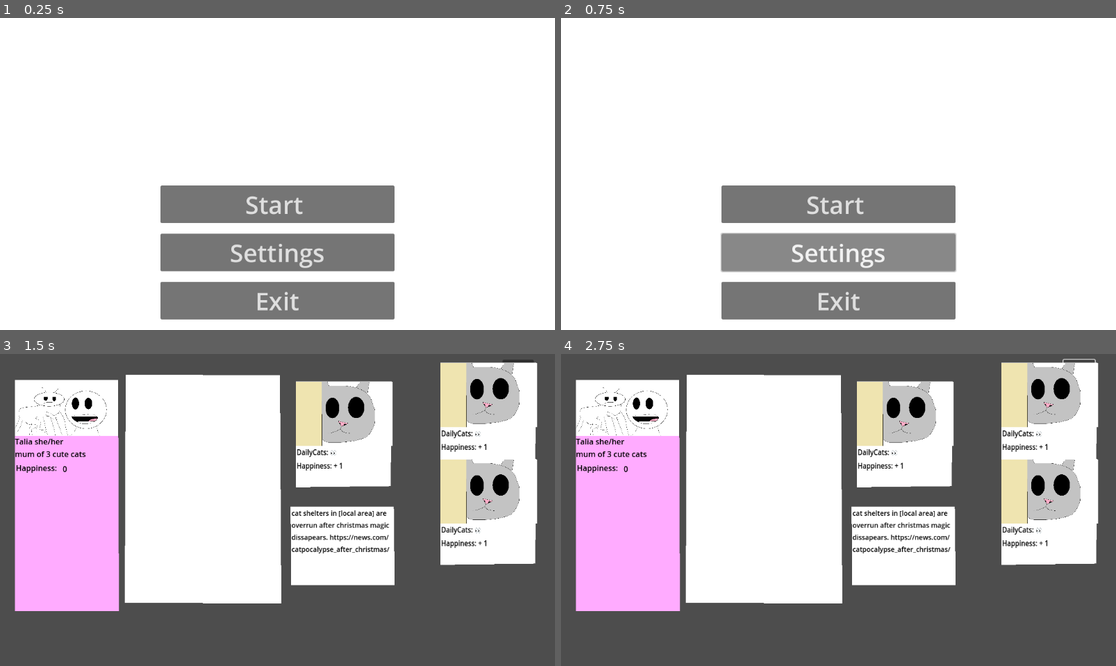
Above: before the commit, frames 1-4 (two rows, left to right).
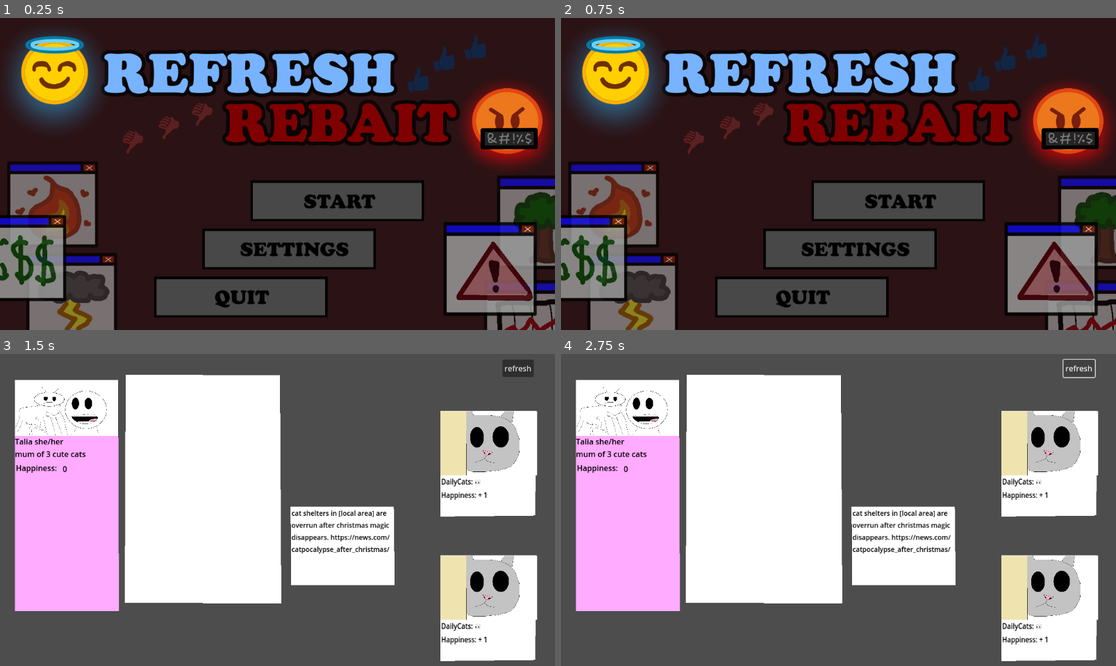
Above: after the commit, the same moments.

Repository: Wilvy10/Bonk
Game: Godot game, scene res://scenes/Menu.tscn
Same seed, same stepped clock (60 frames per second), same inputs: the game is played once before the commit and once after it.
Inputs (mouse positions are in pixels of both pictures, inside the frame that each line leads up to):
- Up to frame 1 (0.25 s): no input
- Up to frame 2 (0.75 s): click (838, 252) at 0.5 s, where only the run before the commit has a clickable "Settings"
- Up to frame 3 (1.5 s): click (277, 541) at 1.25 s, where only the run before the commit has a clickable "Start"
- Up to frame 4 (2.75 s): click "refresh" at 2 s

The runs differ from the first frame. In frame 1, 100% of the frame differs, in the area x 0-100%, y 0-100%; in frame 2, 100%; in frame 3, 20%; in frame 4, 20%.

Commit message:
added buttons to menu and refresh function
i should've broken this up

Diff:
--- a/sbgj-bonk(unnamed-project)/scenes/Menu.tscn
+++ b/sbgj-bonk(unnamed-project)/scenes/Menu.tscn
@@ -1,6 +1,10 @@
-[gd_scene load_steps=3 format=3 uid="uid://yq3amqpq6k4p"]
+[gd_scene load_steps=7 format=3 uid="uid://yq3amqpq6k4p"]
 
 [ext_resource type="Script" uid="uid://byiade1vg0pc3" path="res://scripts/menu.gd" id="1_xdvgc"]
+[ext_resource type="Texture2D" uid="uid://c8h2r8wf4xqw2" path="res://images/Background and UI/quit_button.png" id="2_11y2r"]
+[ext_resource type="Texture2D" uid="uid://b6ckrw1k1hrg8" path="res://images/Background and UI/title_screen.png" id="3_o0tnf"]
+[ext_resource type="Texture2D" uid="uid://barhbroelm7ci" path="res://images/Background and UI/settings_button.png" id="4_jmdev"]
+[ext_resource type="Texture2D" uid="uid://3svrgps0k2nt" path="res://images/Background and UI/start_button.png" id="5_b6cxs"]
 
 [sub_resource type="StyleBoxFlat" id="StyleBoxFlat_5yleq"]
 bg_color = Color(1, 1, 1, 1)
@@ -37,21 +41,52 @@
 grow_vertical = 0
 theme_override_constants/separation = 22
 
-[node name="start button" type="Button" parent="VBoxContainer"]
-layout_mode = 2
+[node name="TitleScreen" type="Sprite2D" parent="VBoxContainer"]
+position = Vector2(243, -24)
+texture = ExtResource("3_o0tnf")
+
+[node name="QuitButton" type="Sprite2D" parent="."]
+position = Vector2(500, 580)
+texture = ExtResource("2_11y2r")
+
+[node name="exit button" type="Button" parent="QuitButton"]
+modulate = Color(1, 1, 1, 0)
+offset_left = -175.0
+offset_top = -40.0
+offset_right = 311.0
+offset_bottom = 38.0
+scale = Vector2(0.72, 1)
+theme_override_font_sizes/font_size = 51
+text = "Exit"
+
+[node name="SettingsButton" type="Sprite2D" parent="."]
+position = Vector2(600, 480)
+texture = ExtResource("4_jmdev")
+
+[node name="settings button" type="Button" parent="SettingsButton"]
+modulate = Color(1, 1, 1, 0)
+offset_left = -178.0
+offset_top = -40.0
+offset_right = 308.0
+offset_bottom = 38.0
+scale = Vector2(0.72987014, 1)
+theme_override_font_sizes/font_size = 51
+text = "Settings"
+
+[node name="StartButton" type="Sprite2D" parent="."]
+position = Vector2(700, 380)
+texture = ExtResource("5_b6cxs")
+
+[node name="start button" type="Button" parent="StartButton"]
+modulate = Color(1, 1, 1, 0)
+offset_left = -178.0
+offset_top = -40.0
+offset_right = 308.0
+offset_bottom = 38.0
+scale = Vector2(0.7287671, 1)
 theme_override_font_sizes/font_size = 51
 text = "Start "
 
-[node name="settings button" type="Button" parent="VBoxContainer"]
-layout_mode = 2
-theme_override_font_sizes/font_size = 51
-text = "Settings"
-
-[node name="exit button" type="Button" parent="VBoxContainer"]
-layout_mode = 2
-theme_override_font_sizes/font_size = 51
-text = "Exit"
-
-[connection signal="pressed" from="VBoxContainer/start button" to="." method="_on_start_pressed"]
-[connection signal="pressed" from="VBoxContainer/settings button" to="." method="_on_settings_pressed"]
-[connection signal="pressed" from="VBoxContainer/exit button" to="." method="_on_exit_pressed"]
+[connection signal="pressed" from="QuitButton/exit button" to="." method="_on_exit_pressed"]
+[connection signal="pressed" from="SettingsButton/settings button" to="." method="_on_settings_pressed"]
+[connection signal="pressed" from="StartButton/start button" to="." method="_on_start_pressed"]
--- a/sbgj-bonk(unnamed-project)/scenes/drop_box.gd
+++ b/sbgj-bonk(unnamed-project)/scenes/drop_box.gd
@@ -1,6 +1,9 @@
 extends Polygon2D
 var dropposition = Vector2(-12.0,-14.0)
-
+#var location1 = [Vector2(420,150),false]
+var location2 = [Vector2(420,350),false]
+#var locations = [location1,location2]
+#locations[0][1] would be location1 false
 # Called when the node enters the scene tree for the first time.
 func _ready() -> void:
 	print(dropposition)
@@ -9,3 +12,46 @@
 # Called every frame. 'delta' is the elapsed time since the previous frame.
 func _process(delta: float) -> void:
 	pass
+
+
+func setPostLocation():
+	#if (!locations[0][1]):
+		#locations[0][1] = true
+		#return locations[0][0]
+	#elif (!locations[1][1]):
+		#locations[1][1] = true
+		#return locations[1][0]
+	if !location2[1]:
+		location2[1] = true
+		return location2[0]
+	else:
+		return null
+
+func releasePostLocation(location:Vector2):
+	if location == location2[0]:
+		location2 [1] = false
+	#if (location == locations[0][0]):
+		#locations[0][1] = false
+	#elif (location == locations[1][0]):
+		#locations[1][1] = false;
+
+func checkFull():
+	#if (locations[0][1] && locations[1][1]):
+	if location2[1]:
+		return true
+	else:
+		return false
+
+
+#func _on_refresh_button_button_up() -> void:
+	#if checkFull():
+		#
+	#
+		#if (onFeed):
+		#if (dropBox.checkFull()):
+			#dropBox.releasePostLocation(dropBoxLocation)
+			#get_node("/root/Node2D/user/user_background/happiness meter").AddHappiness(happiness)
+			#queue_free()
+			#onFeed = false
+		#
+		#
--- a/sbgj-bonk(unnamed-project)/scenes/happiness_meter.gd
+++ b/sbgj-bonk(unnamed-project)/scenes/happiness_meter.gd
@@ -1,11 +1,16 @@
 extends Label
 
-
+var happiness = 0
 # Called when the node enters the scene tree for the first time.
 func _ready() -> void:
+	set_text(str(happiness))
 	pass # Replace with function body.
 
 
 # Called every frame. 'delta' is the elapsed time since the previous frame.
-func _process(delta: float) -> void:
-	set_text(str(get_node("/root/Node2D/post").get_happiness()))
+#func _process(delta: float) -> void:
+	#set_text(str(get_node("/root/Node2D/post").get_happiness()))
+
+func AddHappiness(_happiness):
+	happiness += _happiness
+	set_text(str(happiness))
--- a/sbgj-bonk(unnamed-project)/scenes/main_game.tscn
+++ b/sbgj-bonk(unnamed-project)/scenes/main_game.tscn
@@ -1,13 +1,15 @@
-[gd_scene load_steps=9 format=3 uid="uid://ch3su8g5bqec0"]
+[gd_scene load_steps=10 format=3 uid="uid://ch3su8g5bqec0"]
 
 [ext_resource type="Texture2D" uid="uid://cg2405b3teyai" path="res://images/Person Icons/cat_person.png" id="1_d2op2"]
 [ext_resource type="Script" uid="uid://b7ok75uteft6b" path="res://scripts/main.gd" id="1_wi4c7"]
-[ext_resource type="Script" path="res://scenes/user.gd" id="1_ygxny"]
+[ext_resource type="Script" uid="uid://bvjf2gjqce04" path="res://scenes/user.gd" id="1_ygxny"]
 [ext_resource type="Script" uid="uid://d0yl56gloome3" path="res://scripts/post.gd" id="2_0rdsr"]
 [ext_resource type="Script" uid="uid://bt05dq5eiet1v" path="res://scenes/happiness_meter.gd" id="2_wi4c7"]
 [ext_resource type="Texture2D" uid="uid://bov0ajova0mav" path="res://images/Post Icons/peeking_cat.png" id="3_ipu61"]
 [ext_resource type="Script" uid="uid://dpjsttnwfnlcc" path="res://scenes/drop_box.gd" id="4_0rdsr"]
 [ext_resource type="Script" uid="uid://b3nj8wxf7wwnl" path="res://scripts/generator.gd" id="5_ipu61"]
+
+[sub_resource type="RectangleShape2D" id="RectangleShape2D_70vka"]
 
 [node name="Node2D" type="Node2D"]
 script = ExtResource("1_wi4c7")
@@ -52,6 +54,7 @@
 texture = ExtResource("1_d2op2")
 
 [node name="post" type="Polygon2D" parent="."]
+visible = false
 z_index = 2
 position = Vector2(700.00006, 139)
 scale = Vector2(0.8594007, 1)
@@ -106,7 +109,7 @@
 offset_bottom = 76.0
 theme_override_colors/font_color = Color(0, 0, 0, 1)
 theme_override_font_sizes/font_size = 15
-text = "cat shelters in [local area] are overrun after christmas magic dissapears. https://news.com/catpocalypse_after_christmas/"
+text = "cat shelters in [local area] are overrun after christmas magic disappears. https://news.com/catpocalypse_after_christmas/"
 autowrap_mode = 3
 clip_text = true
 metadata/_edit_use_anchors_ = true
@@ -125,10 +128,15 @@
 position = Vector2(-12, -14)
 polygon = PackedVector2Array(275, 59, 276, 528, 597, 528, 593, 57)
 
+[node name="CollisionShape2D" type="CollisionShape2D" parent="drop box/Area2D"]
+position = Vector2(419, 152.00002)
+scale = Vector2(10, 10)
+shape = SubResource("RectangleShape2D_70vka")
+
 [node name="postGenerator" type="Node2D" parent="."]
 script = ExtResource("5_ipu61")
 
-[node name="refresh button" type="Button" parent="."]
+[node name="refresh_button" type="Button" parent="."]
 offset_left = 1043.0
 offset_top = 12.0
 offset_right = 1083.0
@@ -144,3 +152,4 @@
 [connection signal="body_exited" from="drop box/Area2D" to="post" method="_on_area_2d_body_exited"]
 [connection signal="mouse_entered" from="drop box/Area2D" to="post" method="_on_area_2d_mouse_entered"]
 [connection signal="mouse_exited" from="drop box/Area2D" to="post" method="_on_area_2d_mouse_exited"]
+[connection signal="button_up" from="refresh_button" to="drop box" method="_on_refresh_button_button_up"]
--- a/sbgj-bonk(unnamed-project)/scripts/generator.gd
+++ b/sbgj-bonk(unnamed-project)/scripts/generator.gd
@@ -2,7 +2,7 @@
 #instance object post with value of random (0 to final post)
 #have list of posts to pull from
 
-var locations = [Vector2(1000,100),Vector2(1000,300)]
+var locations = [Vector2(1000,200),Vector2(1000,500)]
 var post_0 = preload("res://prefabs/peeking_cat_post.tscn")
 var user = 1
 var catPostsNum = 1
--- a/sbgj-bonk(unnamed-project)/scripts/post.gd
+++ b/sbgj-bonk(unnamed-project)/scripts/post.gd
@@ -4,15 +4,31 @@
 var _offset = Vector2(0,0)
 var startPosition = Vector2(0,0)
 var collision = false
-var happiness = 0
-
+var happiness = 1
+var selected = false
+var onFeed = false
+var dropBox = Node
+var dropBoxLocation = Vector2(0,0)
 
 func _init():
 	#spawn at appropriate place
 	startPosition = position
 	print(startPosition)
 
+
 func _process(delta):
+	if onFeed:
+		if global_position.y < dropBoxLocation.y:
+
+			var movement = transform.y * (dropBoxLocation.y - global_position.y) / 5 * delta
+			if movement.length() < 10:
+				movement = movement.limit_length() * 10
+			transform.origin += movement
+			if global_position.y > dropBoxLocation.y:
+				global_position.y = dropBoxLocation.y
+		#after timer
+		#queue_free
+		#get_node("..").SelectPost
 	if dragging:
 		position = get_global_mouse_position() - _offset
 
@@ -21,20 +37,48 @@
 	startPosition = location
 
 
+func _enter_tree() -> void:
+	var refreshButton = get_node("/root/Node2D/refresh_button")
+	refreshButton.button_up.connect(onRefresh)
+	dropBox = get_node("/root/Node2D/drop box")
+
 func _on_button_button_down() -> void:
-	dragging = true
-	_offset = get_global_mouse_position() - global_position
+	if !onFeed:
+		if selected:
+			dropBox.releasePostLocation(dropBoxLocation)
+		selected = false
+		dragging = true
+		_offset = get_global_mouse_position() - global_position
 
 
 func _on_button_button_up() -> void:
-	dragging = false
-	if (collision == false):
-		position = startPosition
+	if !onFeed:
+		dragging = false
+		if (collision == false):
+			position = startPosition
+		else:
+
+			dropBoxLocation = dropBox.setPostLocation()
+			if dropBoxLocation != null:
+				selected = true
+				global_position = dropBoxLocation
+
+func onRefresh():
+	if (selected):
+		if (dropBox.checkFull()):
+			#feed is ready to be sent
+			#dropBox.releasePostLocation(dropBoxLocation)
+			get_node("/root/Node2D/user/user_background/happiness meter").AddHappiness(happiness)
+			selected = false
+			onFeed = true
+			transform.origin -= transform.y * 300
+
+
 
 
 func _on_area_2d_area_entered(area: Area2D) -> void:
 	collision = true
-	happiness += 10
+	#happiness += 10
 	print("in box")
 
 
@@ -43,7 +87,7 @@
 func _on_area_2d_area_exited(area: Area2D) -> void:
 	collision = false
 
-	happiness -= 10
+	#happiness -= 10
 	print("out of box")
 
 func get_happiness():
